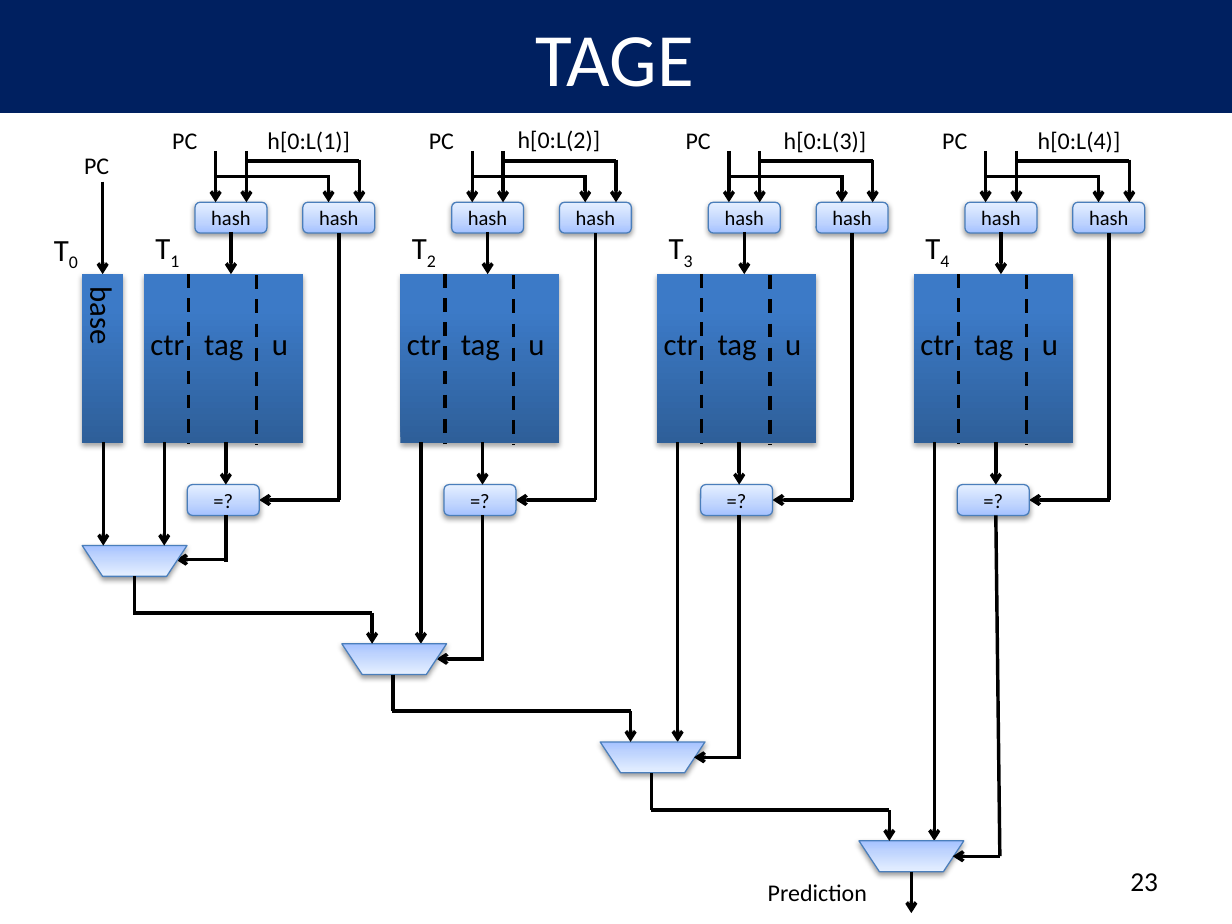
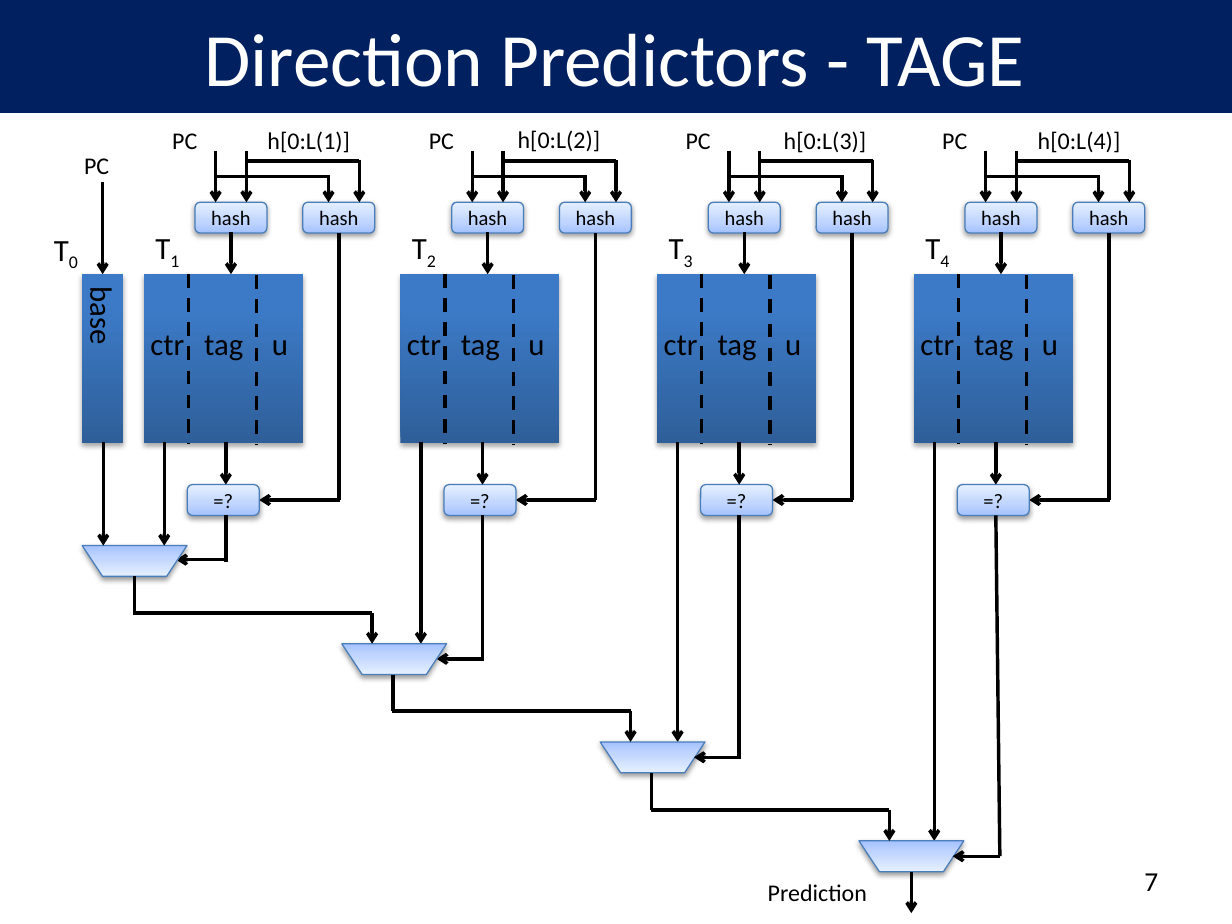
Before and after one commit to peterwudi/di-thesis, a slide deck: slide 8 of presentation/defense.pptx (slide 24 before the commit). Drawn at 1232x924 pixels with LibreOffice and Linux fonts; fonts in the diff are those of the drawing; background and template pictures are left out. Boxes give left, top, right and bottom in pixels: in the first picture for what was removed or moved away, otherwise in the second. Text is boxed around its words. In the diff, an @@ line names an element or a change of style, - is before the commit and + after.

```diff
--- a/presentation/defense.pptx
+++ b/presentation/defense.pptx
@@ title at (x1=204, y1=33, x2=1024, y2=87): text changed @@
-TAGE
+Direction Predictors - TAGE
@@ page number at (x1=1144, y1=873, x2=1158, y2=891): text changed @@
-23
+7
```
Also in this commit, not shown: 14 other slides changed, 4 slides added, 3 slides removed, 1 other file.
